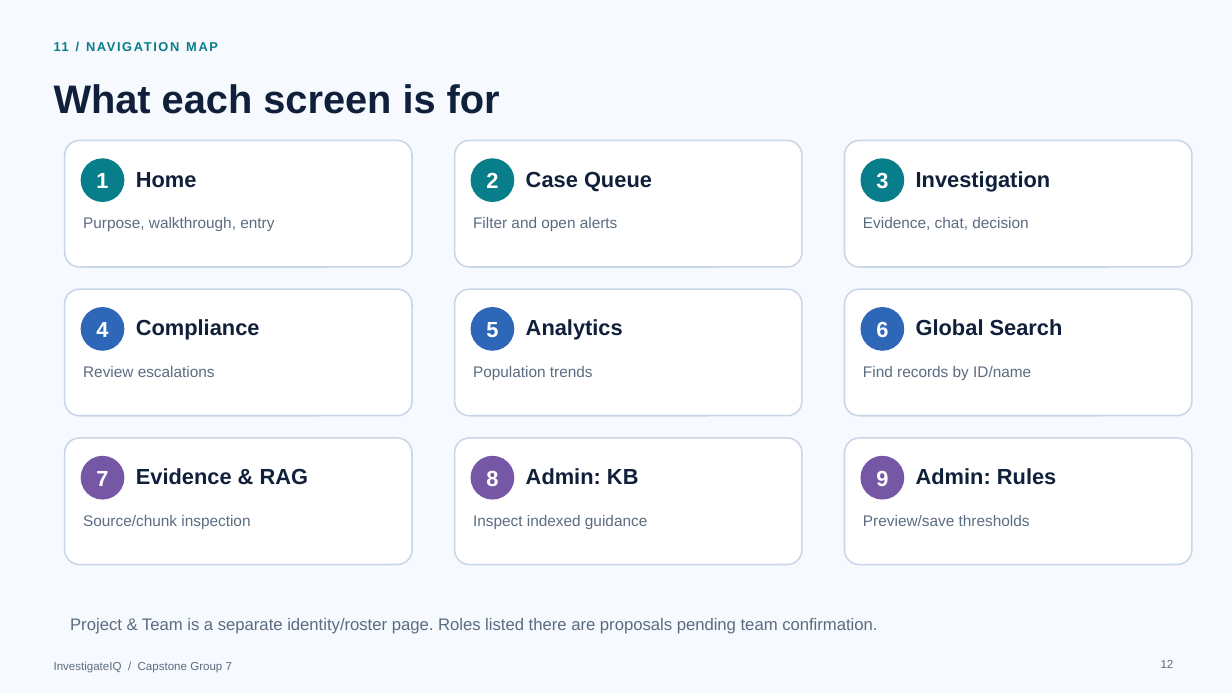
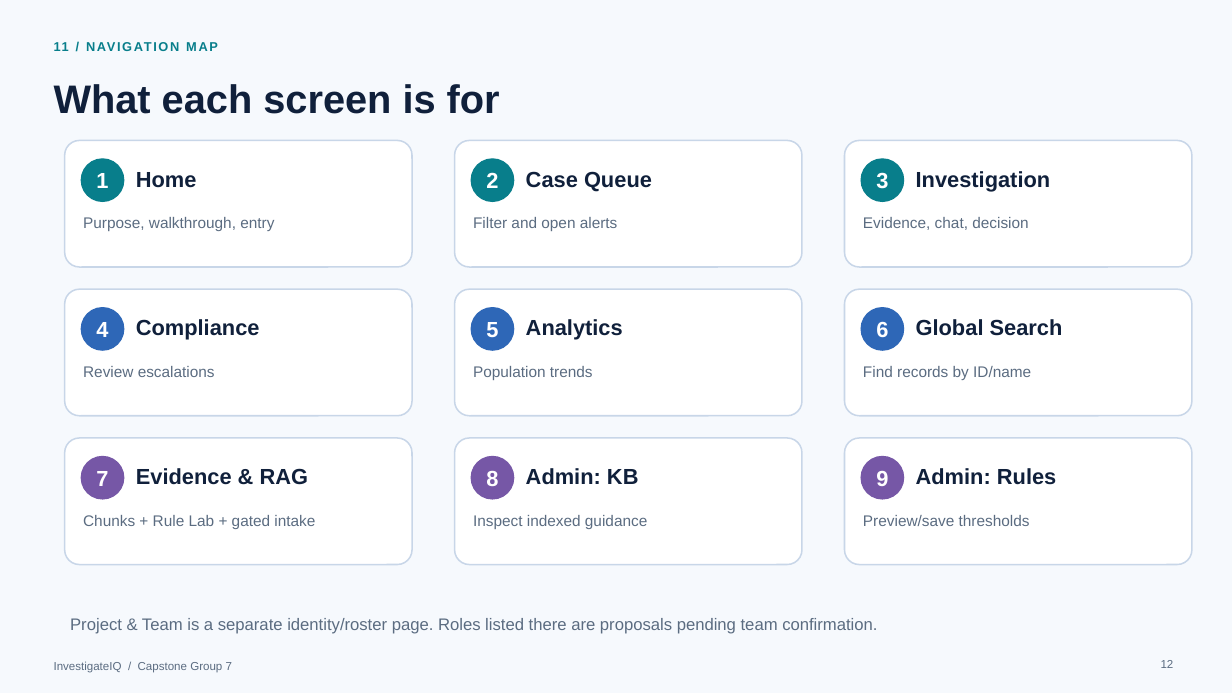
Before and after one commit to swetadminc/CapstoneProject, a slide deck: slide 12 of Product Docs/InvestigateIQ_Technical_Flow.pptx. Drawn at 1232x693 pixels with LibreOffice and Linux fonts; fonts in the diff are those of the drawing. Boxes give left, top, right and bottom in pixels: in the first picture for what was removed or moved away, otherwise in the second. Text is boxed around its words. In the diff, an @@ line names an element or a change of style, - is before the commit and + after.

Commit message:
Add fictional intake evidence and calculated investigation workflow

```diff
--- a/Product Docs/InvestigateIQ_Technical_Flow.pptx
+++ b/Product Docs/InvestigateIQ_Technical_Flow.pptx
@@ text at (x1=83, y1=515, x2=315, y2=529): text changed @@
-Source/chunk inspection
+Chunks + Rule Lab + gated intake
```
Also in this commit, not shown: 9 other slides changed, 23 other files.
